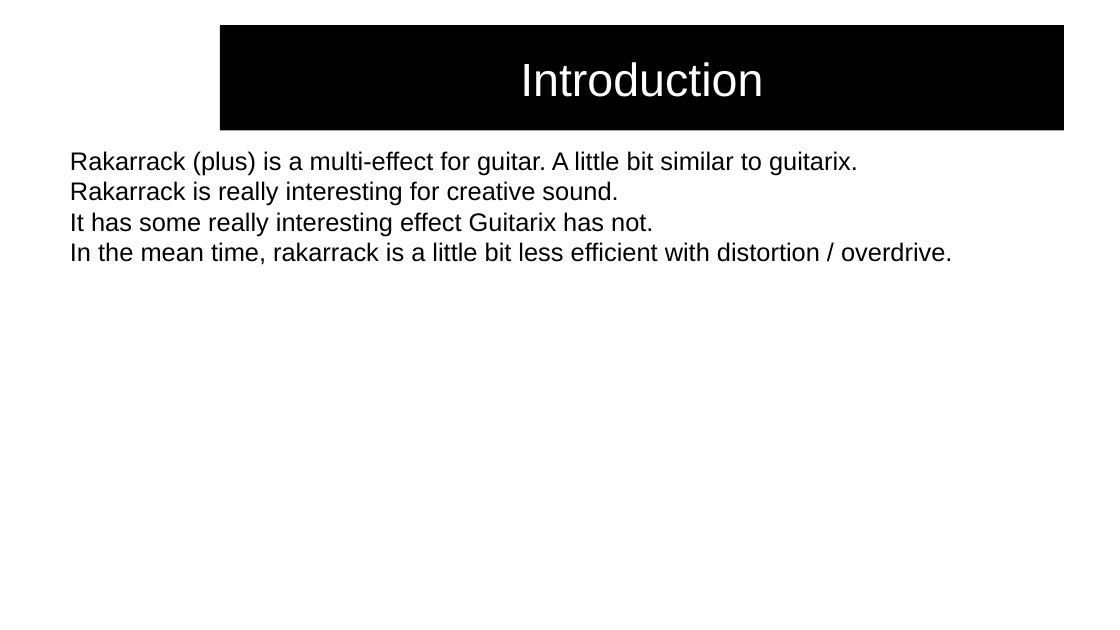
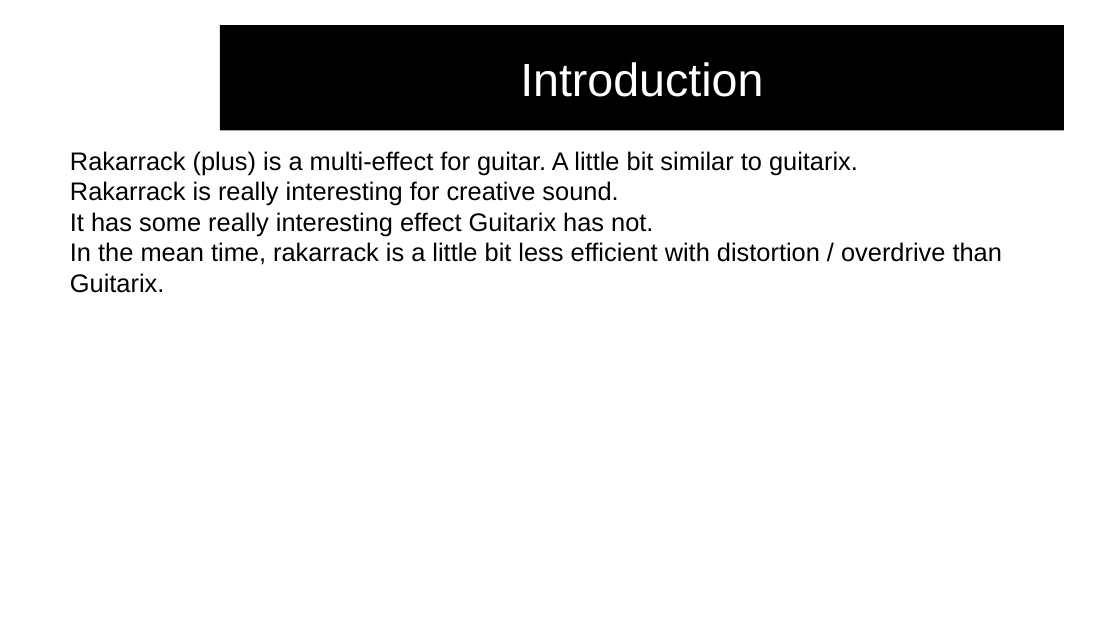
Before and after one commit to audinux/audinux.github.io, a slide deck: slide 2 of workshop/audio/rakarrack.odp. Drawn at 1120x630 pixels with LibreOffice and Linux fonts; fonts in the diff are those of the drawing; background and template pictures are left out. Boxes give left, top, right and bottom in pixels: in the first picture for what was removed or moved away, otherwise in the second. Text is boxed around its words. In the diff, an @@ line names an element or a change of style, - is before the commit and + after.

```diff
--- a/workshop/audio/rakarrack.odp
+++ b/workshop/audio/rakarrack.odp
@@ text at bbox=[70, 242, 1002, 293]: text changed @@
-In the mean time, rakarrack is a little bit less efficient with distortion / overdrive.
+In the mean time, rakarrack is a little bit less efficient with distortion / overdrive than Guitarix.
```
Also in this commit, not shown: 1 other slide changed, 1 slide added, 1 slide removed, 6 other files.
